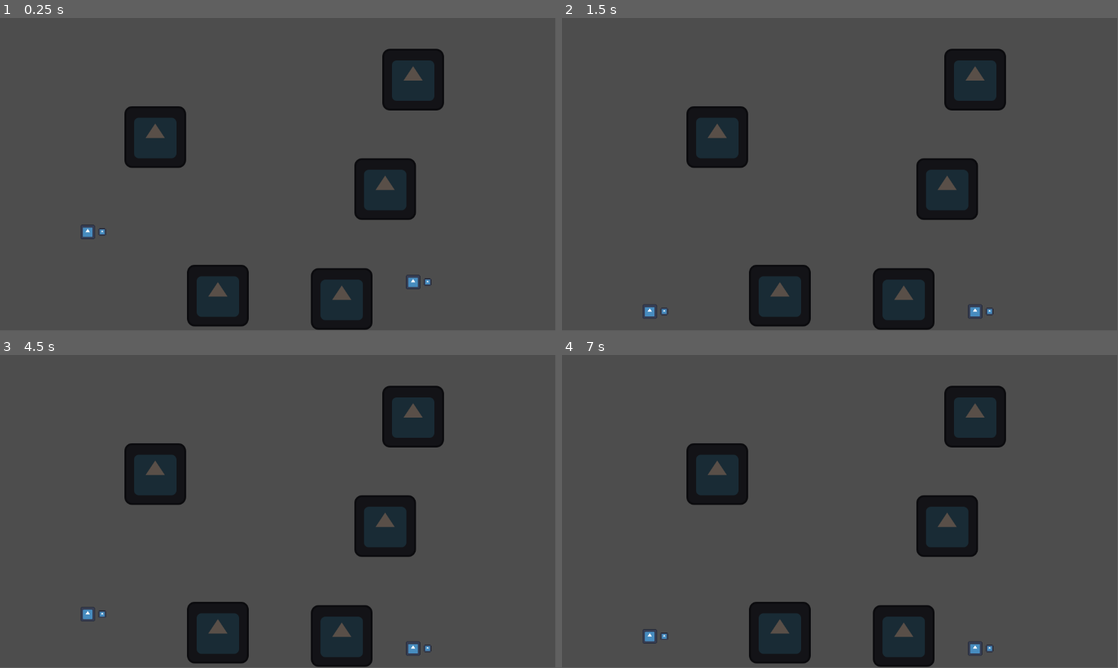
Above: before the commit, frames 1-4 (two rows, left to right).
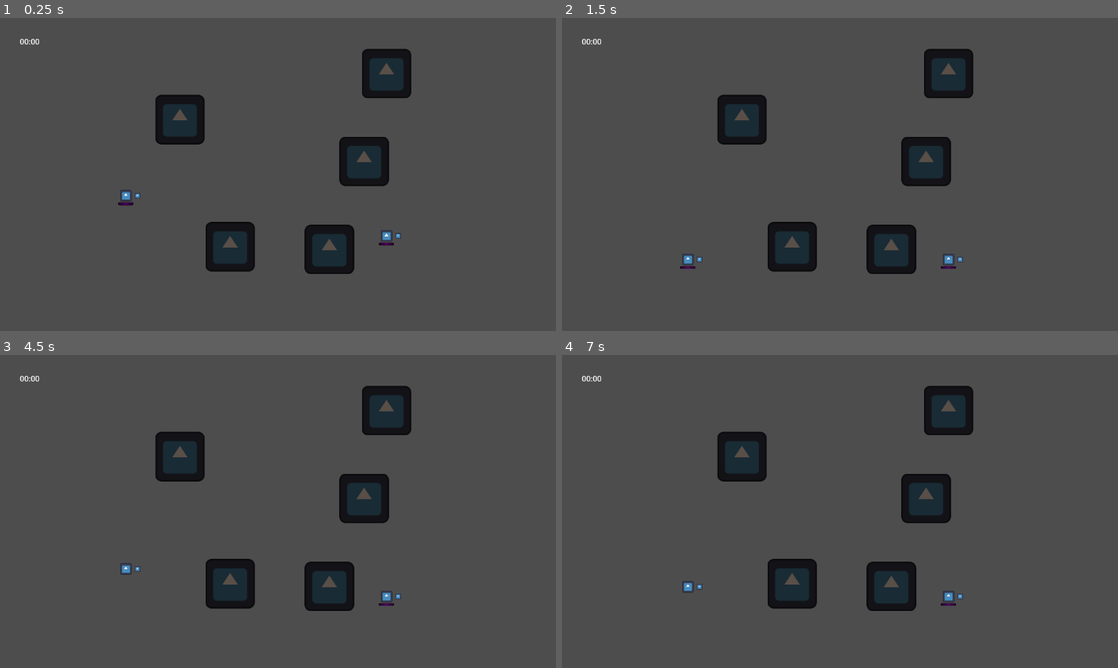
Above: after the commit, the same moments.

Repository: StickyBeacon/chasebox
Game: Godot game, scene res://spaces/arena.tscn
Same seed, same stepped clock (60 frames per second), same inputs: the game is played once before the commit and once after it. The engine's default icon, where the game draws it, is replaced by a stand-in: a white triangle on a blue panel in a dark square.
Inputs:
- Up to frame 1 (0.25 s): no input
- Up to frame 2 (1.5 s): tap Enter at 1.25 s
- Up to frame 3 (4.5 s): tap Space at 2, 4.25 s; tap Enter at 3.5 s
- Up to frame 4 (7 s): tap Enter at 5.75 s; tap Space at 6.5 s
In our replay, the window is 799x449 before the commit and 800x450 after it. These sizes can differ from the game's own. Grey fills any space a smaller window leaves; there, only what the larger window draws over its background counts as a difference.

The runs differ from the first frame. In frame 1, 14% of the frame differs, in the area x 3-80%, y 6-100%; in frame 2, 14%; in frame 3, 14%; in frame 4, 14%.

Commit message:
Improvementjes

Diff:
--- a/bullets/basic_bullet.gd
+++ b/bullets/basic_bullet.gd
@@ -1,14 +1,15 @@
 extends RigidBody2D
 
-var player_id:int = 0
-const SHOOT_POWER :float= 1000
-const WEIGHT :float= 2
+var owner_id:int = 0
+const SHOOT_POWER :float= 1000.0
+const WEIGHT :float= 2.0
 const RANDOM_ROTATION_MULT = PI/12
+const PUNCH:float = 25.0
 
 
 # Activeert de kogel, gevend de playerid, rotatie en player_snelheid
-func activate(new_player_id, new_rot, shooter_velocity):
-	self.player_id = new_player_id
+func activate(user_id, new_rot, shooter_velocity):
+	self.owner_id = user_id
 	rotation = new_rot + randf_range(-RANDOM_ROTATION_MULT,RANDOM_ROTATION_MULT)
 	linear_velocity = shooter_velocity + Vector2.RIGHT.rotated(rotation)*SHOOT_POWER
 
@@ -17,8 +18,7 @@
 	linear_velocity += get_gravity()*WEIGHT*delta
 
 
-func explode_bullet():
-	print("%s: Pop!" % name)
+func remove():
 	queue_free()
 
 
@@ -26,9 +26,9 @@
 	if not body is Player:
 		printerr("%s: %s is not a Player!" % [name,body])
 
-	if body.get_player_id() != player_id:
+	if body.player_id != owner_id:
 		body.hit_player(self)
 
 
 func _on_ground_collision_area_body_entered(body: Node2D) -> void:
-	explode_bullet()
+	remove()
--- /dev/null
+++ b/managers/round_manager.gd
@@ -0,0 +1,62 @@
+extends Node
+
+var turn_count:int = 0
+var round_count:int = 0
+var max_round_count :int= 5
+# Voor totale game score bij te houden
+var game_score_dict = {}
+# Voor momentele ronde score bij te houden
+var round_score_dict = {}
+var turn_order = []
+# de spelers die gekozen worden, worden hierin toegevoegd. standaard op 1 en 2
+var chosen_players = [1,2]
+
+var team_chasers = []
+var team_runners = []
+
+
+func start_game():
+	# check hoeveel spelers er zijn
+	# -> Laad UI, laad characters
+
+	# Reset alle in-game-bepaalde waarden
+	reset_values()
+	# Shuffle turn order voor dit spel
+	turn_order = chosen_players.duplicate()
+	turn_order.shuffle()
+	next_round()
+
+
+func next_round():
+	round_count += 1
+	# laad nieuwe map, bepaal gamemode
+	turn_order.reverse()
+	next_turn()
+	pass
+
+
+func next_turn():
+	turn_count += 1
+	#Als alle turns voorbij zijn, begin nieuwe "ronde"
+	if turn_count > turn_order.size():
+		turn_count = 0
+		next_round()
+		return
+
+	var chosen_id = turn_order[turn_count-1]
+	# zie de turn_dict, bepaal welke spelers chasers zijn en welke runners
+
+	pass
+
+
+func reset_values():
+	turn_count = 0
+	round_count = 0
+	turn_order = []
+	game_score_dict = {}
+	round_score_dict = {}
+
+
+func player_died(player):
+
+	pass
--- a/player/player.gd
+++ b/player/player.gd
@@ -1,12 +1,32 @@
 extends CharacterBody2D
 class_name Player
 
-@export var is_player_1 :bool = true
+@export var player_id = 0
 
-
-func get_player_id():
-	return 1 if is_player_1 else 2
+@export var is_chaser = false:
+	set(value):
+		is_chaser = value
+		%ChaseHitbox.monitoring = value
 
 
 func hit_player(object):
 	print("%s got hit by %s" % [name, object.name])
+	if !is_chaser:
+		kill_player()
+	else:
+		%Movement.add_force(object.PUNCH*(global_position-object.global_position))
+		object.remove()
+		# if object in
+		# check ofdat de object harmful is aan chasers
+		# check de zender ID
+		# add force aan speler?
+		pass
+
+
+func _on_chase_hitbox_body_entered(body: Node2D) -> void:
+	if !body.is_chaser:
+		body.hit_player(self)
+
+
+func kill_player():
+	print("%s: dies" % name)
--- a/player/player.tscn
+++ b/player/player.tscn
@@ -6,6 +6,9 @@
 [ext_resource type="Script" path="res://player/player_shooting.gd" id="4_y48kl"]
 
 [sub_resource type="RectangleShape2D" id="RectangleShape2D_wu2jy"]
+
+[sub_resource type="CircleShape2D" id="CircleShape2D_3coyb"]
+radius = 38.2099
 
 [node name="Player" type="CharacterBody2D"]
 collision_layer = 2
@@ -22,6 +25,7 @@
 [node name="PrivateScripts" type="Node" parent="."]
 
 [node name="Movement" type="Node" parent="PrivateScripts"]
+unique_name_in_owner = true
 script = ExtResource("3_4uyti")
 
 [node name="Shooting" type="Node" parent="PrivateScripts"]
@@ -42,4 +46,22 @@
 scale = Vector2(0.118, 0.118)
 texture = ExtResource("1_q0tl4")
 
+[node name="JumpIndicator" type="Sprite2D" parent="."]
+unique_name_in_owner = true
+modulate = Color(0.708337, 0, 0.416291, 1)
+z_index = 10
+position = Vector2(2.27374e-13, 21)
+scale = Vector2(0.305745, 0.0530571)
+texture = ExtResource("1_q0tl4")
+
+[node name="ChaseHitbox" type="Area2D" parent="."]
+unique_name_in_owner = true
+collision_layer = 0
+collision_mask = 2
+monitoring = false
+
+[node name="CollisionShape2D" type="CollisionShape2D" parent="ChaseHitbox"]
+shape = SubResource("CircleShape2D_3coyb")
+
 [connection signal="timeout" from="Timers/JumpBufferTimer" to="." method="_on_jump_buffer_timer_timeout"]
+[connection signal="body_entered" from="ChaseHitbox" to="." method="_on_chase_hitbox_body_entered"]
--- a/player/player_movement.gd
+++ b/player/player_movement.gd
@@ -1,6 +1,6 @@
 extends Node
 
-@onready var player :CharacterBody2D = $"../.."
+@onready var player :Player = $"../.."
 
 const SPEED = 500.0
 const AIR_ACCEL = 10.0
@@ -21,10 +21,8 @@
 
 
 func _ready() -> void:
-	var player_number = 1 if player.is_player_1 else 2
-
 	for key in input_dict.keys():
-		input_dict[key] = key + str(player_number)
+		input_dict[key] = key + str(player.player_id)
 
 
 func _input(event: InputEvent) -> void:
@@ -35,6 +33,7 @@
 func _physics_process(delta: float) -> void:
 	if (player.is_on_floor() or player.is_on_wall()) and !free_jump:
 		free_jump = true
+		%JumpIndicator.visible = true
 
 	# Handle gravity
 	if not player.is_on_floor():
@@ -42,6 +41,7 @@
 
 	# Add jump buffer
 	elif is_jump_buffered:
+		print("myes")
 		_activate_jump()
 
 	# Handle jump press
@@ -50,7 +50,6 @@
 		if free_jump: # free jump!
 			_activate_jump()
 		else: #Start buffer
-			is_jump_buffered = true
 			%JumpBufferTimer.stop()
 			%JumpBufferTimer.start()
 
@@ -89,3 +88,8 @@
 	is_jump_buffered = false
 	%JumpBufferTimer.stop()
 	free_jump = false
+	%JumpIndicator.visible = false
+
+
+func add_force(force:Vector2):
+	player.velocity += force
--- a/player/player_shooting.gd
+++ b/player/player_shooting.gd
@@ -9,10 +9,8 @@
 
 
 func _ready() -> void:
-	var _player_number = 1 if player.is_player_1 else 2
-
 	for key in _input_dict.keys():
-		_input_dict[key] = key + str(_player_number)
+		_input_dict[key] = key + str(player.player_id)
 
 
 func _input(event: InputEvent) -> void:
@@ -33,7 +31,7 @@
 	var _new_bullet = _bullet_type.instantiate()
 	get_tree().root.add_child(_new_bullet)
 	_new_bullet.position = player.global_position
-	_new_bullet.activate(player.get_player_id(), _aim_rot, player.velocity)
+	_new_bullet.activate(player.player_id, _aim_rot, player.velocity)
 	# -> rotate bullet according to _aim_rot
 	# -> Add trauma based on bullet strength
 	pass
--- a/project.godot
+++ b/project.godot
@@ -14,6 +14,11 @@
 run/main_scene="res://spaces/arena.tscn"
 config/features=PackedStringArray("4.3", "Forward Plus")
 config/icon="res://icon.svg"
+
+[display]
+
+window/stretch/mode="viewport"
+window/stretch/aspect="expand"
 
 [input]
 
--- a/spaces/arena.tscn
+++ b/spaces/arena.tscn
@@ -1,6 +1,7 @@
-[gd_scene load_steps=5 format=3 uid="uid://gu2dwpe4sb72"]
+[gd_scene load_steps=6 format=3 uid="uid://gu2dwpe4sb72"]
 
 [ext_resource type="PackedScene" uid="uid://ce8oxjeft3feq" path="res://player/player.tscn" id="1_o0pj4"]
+[ext_resource type="Script" path="res://managers/round_manager.gd" id="1_pny5p"]
 [ext_resource type="Texture2D" uid="uid://88dxptj35hph" path="res://icon.svg" id="2_on1n2"]
 
 [sub_resource type="WorldBoundaryShape2D" id="WorldBoundaryShape2D_di7i8"]
@@ -10,93 +11,126 @@
 
 [node name="Arena" type="Node2D"]
 
-[node name="BorderBottom" type="StaticBody2D" parent="."]
+[node name="Managers" type="Node" parent="."]
+
+[node name="RoundManager" type="Node" parent="Managers"]
+script = ExtResource("1_pny5p")
+
+[node name="PlayerManager" type="Node" parent="Managers"]
+
+[node name="Players" type="Node2D" parent="."]
+
+[node name="Player" parent="Players" instance=ExtResource("1_o0pj4")]
+position = Vector2(-394, 80)
+player_id = 1
+is_chaser = true
+
+[node name="Player2" parent="Players" instance=ExtResource("1_o0pj4")]
+position = Vector2(281, 184)
+player_id = 2
+
+[node name="Borders" type="Node2D" parent="."]
+
+[node name="BorderBottom" type="StaticBody2D" parent="Borders"]
 position = Vector2(0, 300)
 
-[node name="CollisionShape2D" type="CollisionShape2D" parent="BorderBottom"]
+[node name="CollisionShape2D" type="CollisionShape2D" parent="Borders/BorderBottom"]
 shape = SubResource("WorldBoundaryShape2D_di7i8")
 
-[node name="BorderTop" type="StaticBody2D" parent="."]
+[node name="BorderTop" type="StaticBody2D" parent="Borders"]
 position = Vector2(0, -300)
 rotation = 3.14159
 
-[node name="CollisionShape2D" type="CollisionShape2D" parent="BorderTop"]
+[node name="CollisionShape2D" type="CollisionShape2D" parent="Borders/BorderTop"]
 shape = SubResource("WorldBoundaryShape2D_di7i8")
 
-[node name="BorderLeft" type="StaticBody2D" parent="."]
+[node name="BorderLeft" type="StaticBody2D" parent="Borders"]
 position = Vector2(-550, 0)
 rotation = 1.5708
 
-[node name="CollisionShape2D" type="CollisionShape2D" parent="BorderLeft"]
+[node name="CollisionShape2D" type="CollisionShape2D" parent="Borders/BorderLeft"]
 shape = SubResource("WorldBoundaryShape2D_di7i8")
 
-[node name="BorderRight" type="StaticBody2D" parent="."]
+[node name="BorderRight" type="StaticBody2D" parent="Borders"]
 position = Vector2(550, 0)
 rotation = -1.5708
 
-[node name="CollisionShape2D" type="CollisionShape2D" parent="BorderRight"]
+[node name="CollisionShape2D" type="CollisionShape2D" parent="Borders/BorderRight"]
 shape = SubResource("WorldBoundaryShape2D_di7i8")
 
-[node name="Camera2D" type="Camera2D" parent="."]
+[node name="Map" type="Node2D" parent="."]
 
-[node name="Player" parent="." instance=ExtResource("1_o0pj4")]
-position = Vector2(-394, 80)
-
-[node name="Player2" parent="." instance=ExtResource("1_o0pj4")]
-position = Vector2(281, 184)
-is_player_1 = false
-
-[node name="Box" type="StaticBody2D" parent="."]
+[node name="Box" type="StaticBody2D" parent="Map"]
 position = Vector2(-124, 252)
 
-[node name="Sprite2D" type="Sprite2D" parent="Box"]
+[node name="Sprite2D" type="Sprite2D" parent="Map/Box"]
 modulate = Color(0.350029, 0.309714, 0.280276, 1)
 texture = ExtResource("2_on1n2")
 
-[node name="CollisionShape2D" type="CollisionShape2D" parent="Box"]
+[node name="CollisionShape2D" type="CollisionShape2D" parent="Map/Box"]
 modulate = Color(0.972105, 0.974033, 0.973949, 1)
 shape = SubResource("RectangleShape2D_64itd")
 
-[node name="Box2" type="StaticBody2D" parent="."]
+[node name="Box2" type="StaticBody2D" parent="Map"]
 position = Vector2(133, 259)
 
-[node name="Sprite2D" type="Sprite2D" parent="Box2"]
+[node name="Sprite2D" type="Sprite2D" parent="Map/Box2"]
 modulate = Color(0.350029, 0.309714, 0.280276, 1)
 texture = ExtResource("2_on1n2")
 
-[node name="CollisionShape2D" type="CollisionShape2D" parent="Box2"]
+[node name="CollisionShape2D" type="CollisionShape2D" parent="Map/Box2"]
 modulate = Color(0.972105, 0.974033, 0.973949, 1)
 shape = SubResource("RectangleShape2D_64itd")
 
-[node name="Box3" type="StaticBody2D" parent="."]
+[node name="Box3" type="StaticBody2D" parent="Map"]
 position = Vector2(223, 31)
 
-[node name="Sprite2D" type="Sprite2D" parent="Box3"]
+[node name="Sprite2D" type="Sprite2D" parent="Map/Box3"]
 modulate = Color(0.350029, 0.309714, 0.280276, 1)
 texture = ExtResource("2_on1n2")
 
-[node name="CollisionShape2D" type="CollisionShape2D" parent="Box3"]
+[node name="CollisionShape2D" type="CollisionShape2D" parent="Map/Box3"]
 modulate = Color(0.972105, 0.974033, 0.973949, 1)
 shape = SubResource("RectangleShape2D_64itd")
 
-[node name="Box4" type="StaticBody2D" parent="."]
+[node name="Box4" type="StaticBody2D" parent="Map"]
 position = Vector2(-254, -77)
 
-[node name="Sprite2D" type="Sprite2D" parent="Box4"]
+[node name="Sprite2D" type="Sprite2D" parent="Map/Box4"]
 modulate = Color(0.350029, 0.309714, 0.280276, 1)
 texture = ExtResource("2_on1n2")
 
-[node name="CollisionShape2D" type="CollisionShape2D" parent="Box4"]
+[node name="CollisionShape2D" type="CollisionShape2D" parent="Map/Box4"]
 modulate = Color(0.972105, 0.974033, 0.973949, 1)
 shape = SubResource("RectangleShape2D_64itd")
 
-[node name="Box5" type="StaticBody2D" parent="."]
+[node name="Box5" type="StaticBody2D" parent="Map"]
 position = Vector2(281, -196)
 
-[node name="Sprite2D" type="Sprite2D" parent="Box5"]
+[node name="Sprite2D" type="Sprite2D" parent="Map/Box5"]
 modulate = Color(0.350029, 0.309714, 0.280276, 1)
 texture = ExtResource("2_on1n2")
 
-[node name="CollisionShape2D" type="CollisionShape2D" parent="Box5"]
+[node name="CollisionShape2D" type="CollisionShape2D" parent="Map/Box5"]
 modulate = Color(0.972105, 0.974033, 0.973949, 1)
 shape = SubResource("RectangleShape2D_64itd")
+
+[node name="Camera2D" type="Camera2D" parent="."]
+position = Vector2(0, 65)
+scale = Vector2(1, 0.428172)
+zoom = Vector2(0.8, 0.8)
+
+[node name="GameUI" type="CanvasLayer" parent="."]
+
+[node name="PlayerTimer" type="Label" parent="GameUI"]
+offset_left = 41.0
+offset_top = 37.0
+offset_right = 81.0
+offset_bottom = 60.0
+text = "00:00"
+horizontal_alignment = 1
+vertical_alignment = 1
+
+[node name="ActualTimer" type="Timer" parent="GameUI/PlayerTimer"]
+wait_time = 20.0
+one_shot = true
Not shown: 1 places in player/player.tscn that only renumber resources
